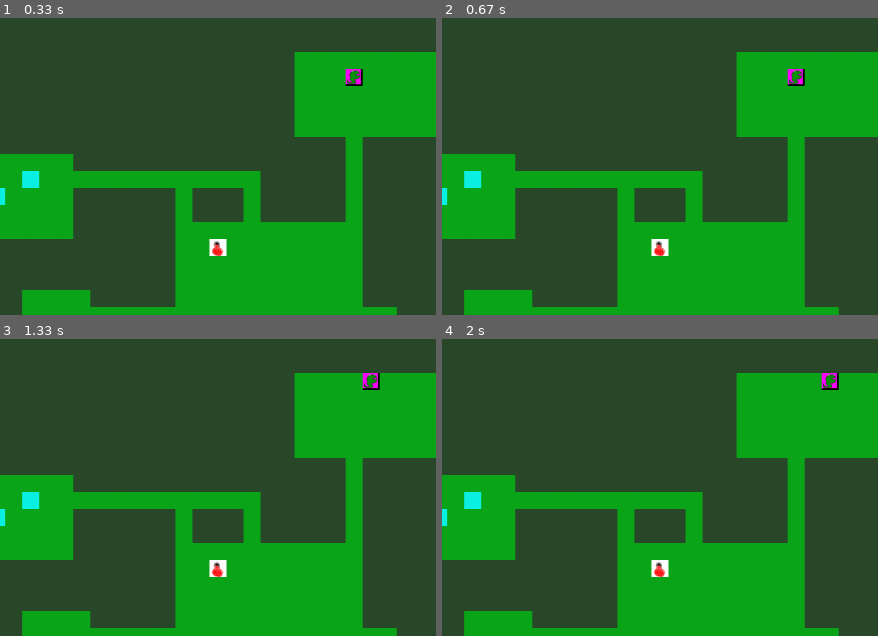
Above: before the commit, frames 1-4 (two rows, left to right).
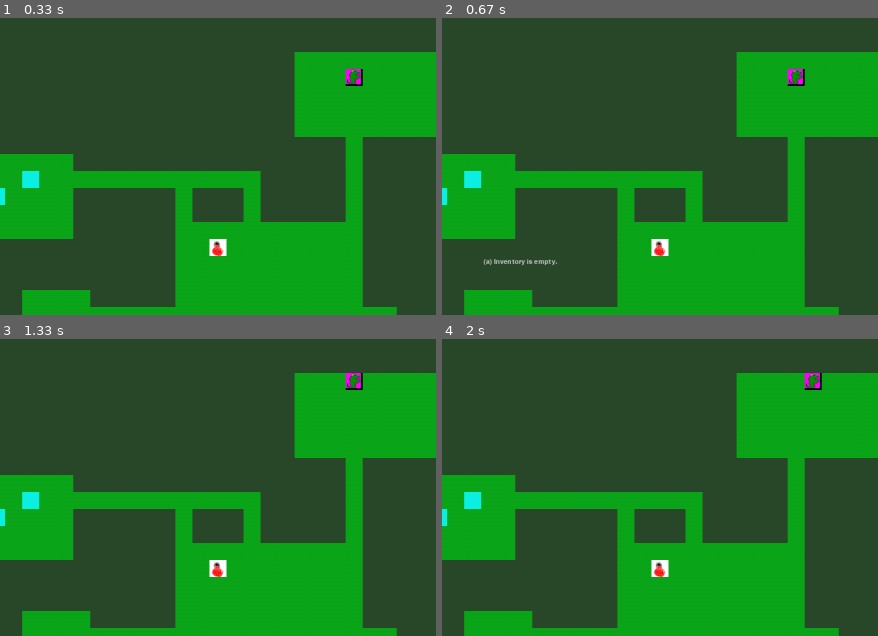
Above: after the commit, the same moments.

Repository: flyguy10269/pygametutorial
Game: pygame game, started from pygametut.py
The game is run twice, just before and just after one commit, with the same random seed, the same clock (stepped at 60 frames per second) and the same inputs. The source is Python 2; it was converted automatically to run under Python 3.
Inputs:
- Up to frame 1 (0.33 s): no input
- Up to frame 2 (0.67 s): tap I at 0.33 s
- Up to frame 3 (1.33 s): hold Right 0.67-1.13 s; hold Up from 1.17 s (still down)
- Up to frame 4 (2 s): release Up at 1.47 s; hold Right 1.5-1.97 s
The pictures show only the part of the screen within x 6-56%, y 0-50%; the shares and areas given below are measured in that part.

Frame 1 is identical in both runs. In frame 2, 0.2% of the frame differs, in the area x 9-27%, y 81-84%; in frame 3, 0.4%, in the area x 79-88%, y 11-18%; in frame 4, 0.4%.

Commit message:
change from earlier, not sure what

Diff:
--- a/pygametut.py
+++ b/pygametut.py
@@ -27,6 +27,8 @@
 
 fullscreen = False
 
+#items
+HP_POTION_AMOUNT = 5
 colors = {
 			'green':(0,205,0),
 			'blue':(0,0,205),
@@ -155,6 +157,17 @@
 		window.fill(BGCOLOR,pg.Rect((self.x,self.y),(TILE_SIZE,TILE_SIZE)))
 
 class Item:
+	def __init__(self, use_function=None):
+		self.use_function = use_function
+
+	def use(self):
+		#call use_function if it is defined
+		if self.use_function is None:
+			message('The ' + self.ownder.name + ' cannot be used.')
+		else:
+			if self.use_function() != 'cancelled':
+				inventory.remove(self.owner) #destroy after use, unless cancelled
+
 	#an item that can be picked up and used
 	def pick_up(self):
 		#add to the player's inventory and remove from the map
@@ -183,6 +196,12 @@
 			function = self.death_function
 			if function is not None:
 				function(self.owner)
+
+	def heal(self, amount):
+		#heal by the given amount without going over the maximum
+		self.hp += amount
+		if self.hp > self.max_hp:
+			self.hp = self.max_hp
 
 	def attack(self, target):
 		#a simple formula for attack damage
@@ -279,11 +298,20 @@
 		#only place an item if the tile is not blocked
 		if not is_blocked(x, y):
 			#create a healing potion
-			item_component = Item()
+			item_component = Item(use_function=cast_heal)
 			item = Object(x, y, HEALING_POTION_IMAGE,'healing potion',item=item_component)
 
 			objects.append(item)
 			item.send_to_back()	#items appear below other objects
+
+def cast_heal():
+	#heal the player
+	if player.fighter.hp == player.fighter.max_hp:
+		message('You are already at full health', colors['red'])
+		return 'cancelled'
+
+	message('Your wounds start to feel better!'), colors['blue']
+	player.fighter.heal(HP_POTION_AMOUNT)
 
 def random_percentage():
 
@@ -417,6 +445,41 @@
 	#draw name of object under the mouse
 	under_object = font.render(get_names_under_mouse(),AntiA,colors['white'])
 	panel.blit(under_object,(5,5))
+
+def menu(x,y, header, options):
+	if len(options) > 26: raise ValueError('Cannot have a menu with more than 26 options.')
+
+	#calculate the height of the header after auto wrap and one line per option
+	header_height = FONT_SIZE + 5
+	height = len(options)*FONT_SIZE + header_height
+
+	#print all options
+	y = header_height
+	letter_index = ord('a')
+	for option_text in options:
+		text = font.render('(' + chr(letter_index) + ') ' + option_text,AntiA, colors['white'])
+		window.blit(text,(x,y+(y*FONT_SIZE)))
+		y+=1
+		letter_index += 1
+
+	#wait for a keypress
+	selection = wait()
+
+	#convert the ASCII code to an index; if it corresponds to an option, return it
+	index = selection - ord('a')
+	if index >= 0 and index < len(options): return index
+	return None
+
+def inventory_menu(header):
+	#show a menu with each item of the inventory as an option
+	if len(inventory) == 0:
+		options = ['Inventory is empty.']
+	else:
+		options = [item.name for item in inventory]
+	index = menu(200,200,header, options)
+
+	if index is None or len(inventory) == 0: return None
+	return inventory[index].item
 
 def render_all():
 	#draw all objects
@@ -461,6 +524,14 @@
 	else:
 		window = pg.display.set_mode((TILE_SIZE*MAP_SIZE+500,TILE_SIZE*MAP_SIZE))
 		fullscreen = False
+
+def wait():
+	while True:
+		for event in pg.event.get():
+			if event.type == KEYDOWN:
+				print 'leaving menu'
+				return event.key
+		pg.display.update()
 
 def handle_keys():
 	player_choice = None
@@ -483,6 +554,11 @@
 					if object.x == player.x and object.y == player.y and object.item:
 						object.item.pick_up()
 						break
+			elif event.key == K_i:
+				#show inventory; if an item is selected, use it
+				chosen_item = inventory_menu('Press the key next to an item to use it or any other key to cancel')
+				if chosen_item is not None:
+					chosen_item.use
 
 			if game_state == 'playing':
 				if event.key == K_RIGHT:
